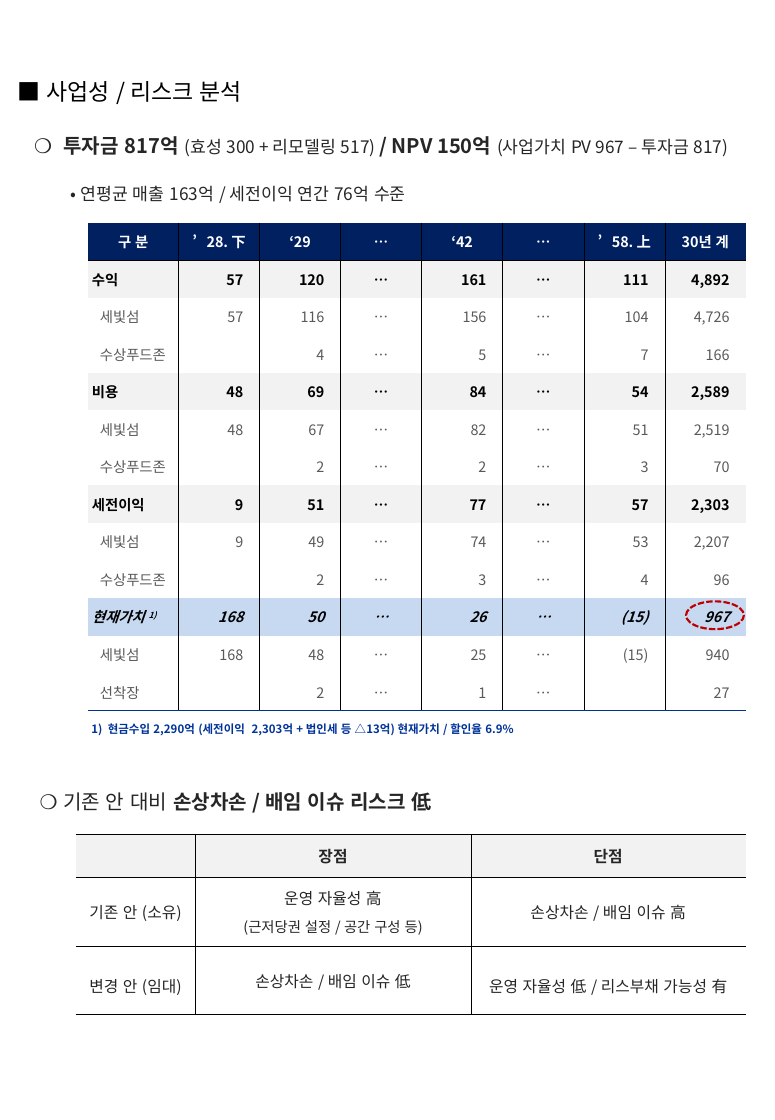
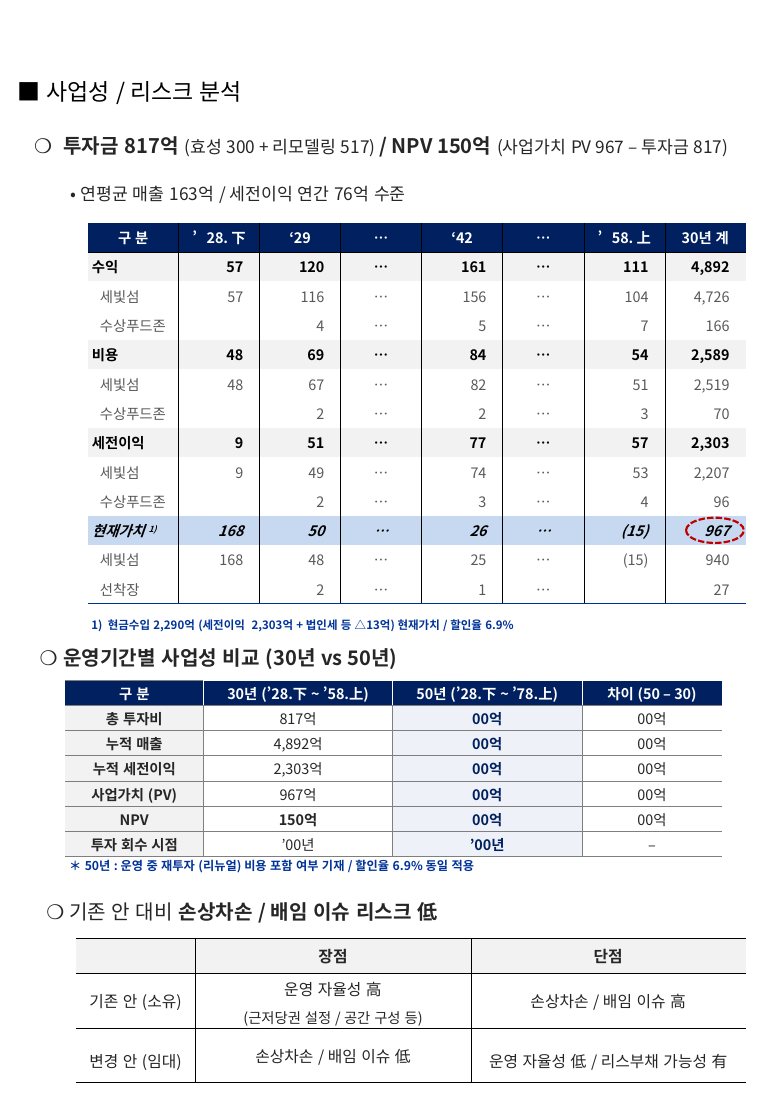
Before and after one commit to ukyung8822/test1, a slide deck: slide 3 of 세빛섬_인수변경안_보완.pptx (slide 5 before the commit). Drawn at 775x1120 pixels with LibreOffice and Linux fonts; fonts in the diff are those of the drawing; background and template pictures are left out. Boxes give left, top, right and bottom in pixels: in the first picture for what was removed or moved away, otherwise in the second. Text is boxed around its words. In the diff, an @@ line names an element or a change of style, - is before the commit and + after.

```diff
--- a/세빛섬_인수변경안_보완.pptx
+++ b/세빛섬_인수변경안_보완.pptx
@@ table resized from (x1=88, y1=222, x2=743, y2=710) to (x1=88, y1=222, x2=743, y2=603) @@
@@ ellipse resized from (x1=686, y1=601, x2=744, y2=629) to (x1=686, y1=518, x2=744, y2=542) @@
@@ text "1) 현금수입 2,290억 (세전이익 2,303억 ..." moved from (x1=91, y1=723, x2=513, y2=736) to (x1=91, y1=619, x2=513, y2=632) @@
@@ text added at (x1=63, y1=648, x2=397, y2=669), 14 pt, text #262626, bold @@
+❍ 운영기간별 사업성 비교 (30년 vs 50년)
@@ table added at (x1=65, y1=679, x2=722, y2=856), 7 rows, 4 columns @@
+구 분 | 30년 (’28.下 ~ ’58.上) | 50년 (’28.下 ~ ’78.上) | 차이 (50 – 30)
+총 투자비 | 817억 | 00억 | 00억
+누적 매출 | 4,892억 | 00억 | 00억
+누적 세전이익 | 2,303억 | 00억 | 00억
+사업가치 (PV) | 967억 | 00억 | 00억
+NPV | 150억 | 00억 | 00억
+투자 회수 시점 | ’00년 | ’00년 | –
@@ text at (x1=63, y1=792, x2=432, y2=811): paragraph removed @@
-❍ 기존 안 대비 손상차손 / 배임 이슈 리스크 低
@@ text added at (x1=85, y1=859, x2=474, y2=873), 8.5 pt, text #003399, bold @@
+＊ 50년 : 운영 중 재투자 (리뉴얼) 비용 포함 여부 기재 / 할인율 6.9% 동일 적용
@@ text added at (x1=69, y1=902, x2=437, y2=921), 14 pt, text #262626, bold @@
+❍ 기존 안 대비 손상차손 / 배임 이슈 리스크 低
@@ table resized from (x1=75, y1=834, x2=745, y2=1015) to (x1=75, y1=937, x2=745, y2=1082) @@
```
Also in this commit, not shown: 6 other slides changed, 1 slide added.
